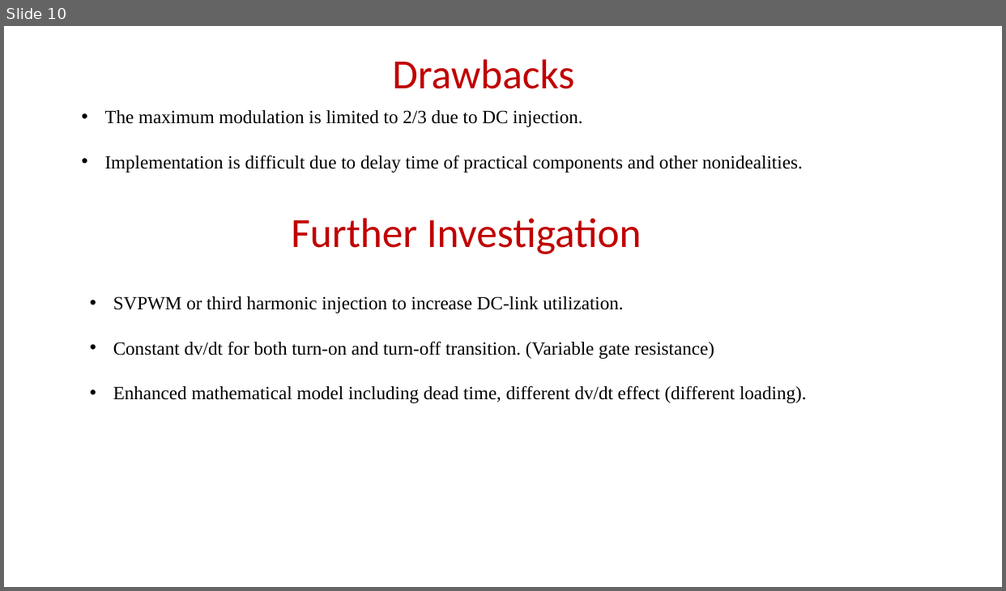
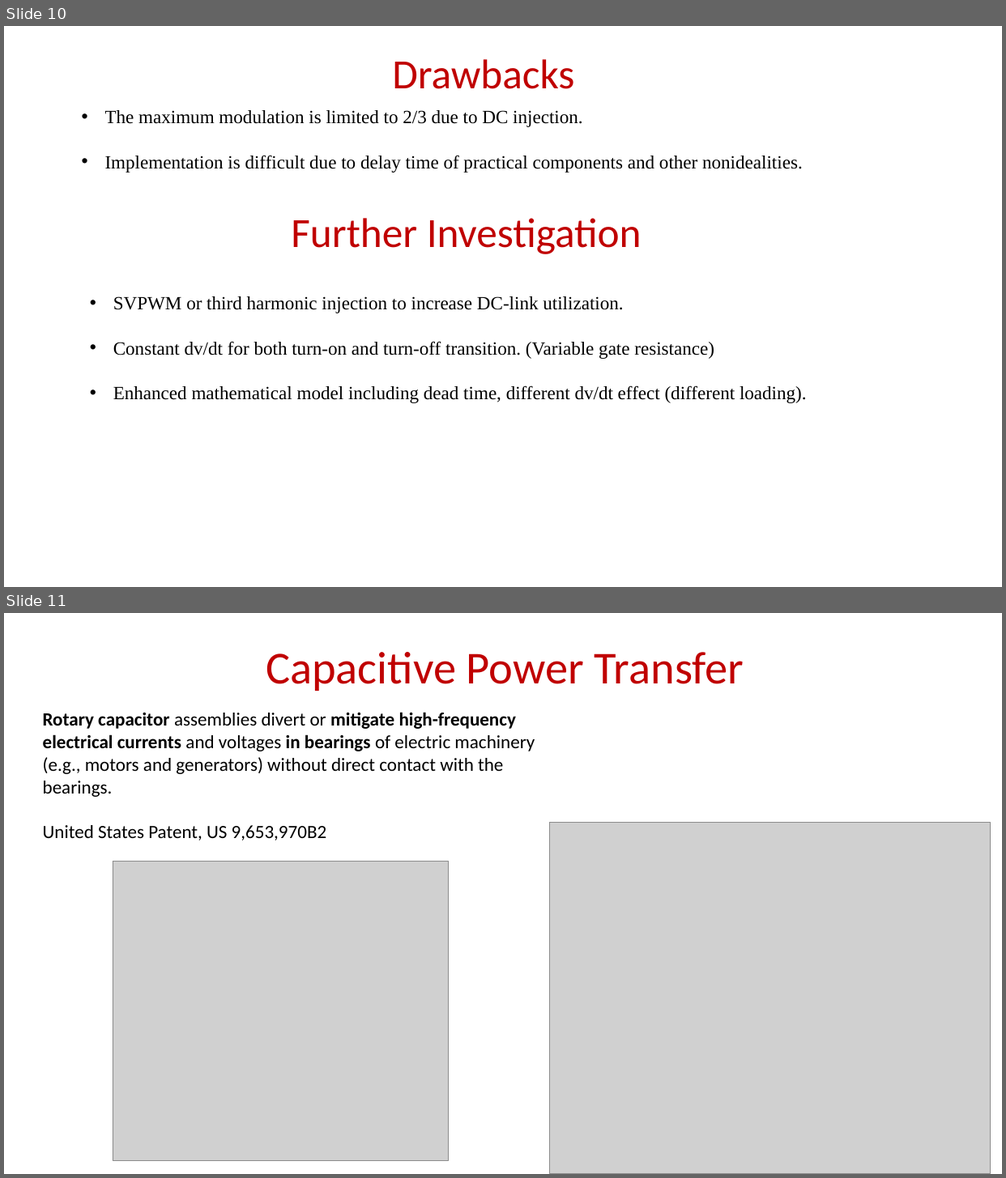
Before and after one commit to EnesAyaz/KTH, a slide deck: Switching Function - Reduced CMV PWM/dvdtReduction/dvdt.pptx. Shown one above the other, each under a label of ours: slide 10 before the commit, slides 10 and 11 after it. The pictures are 1006x591 and 1006x1178 pixels, drawn with LibreOffice and Linux fonts; fonts in the diff are those of the drawing; grey boxes stand for pictures. Boxes give left, top, right and bottom in pixels: in the first picture for what was removed or moved away, otherwise in the second. Text is boxed around its words. In the diff, an @@ line names an element or a change of style, - is before the commit and + after.

```diff
--- a/Switching Function - Reduced CMV PWM/dvdtReduction/dvdt.pptx
+++ b/Switching Function - Reduced CMV PWM/dvdtReduction/dvdt.pptx
@@ slide 11 added at (4,613,1002,1174), background #FFFFFF @@
@@ title added at (266,652,744,691), 44 pt, text #C00000 @@
+Capacitive Power Transfer
@@ text added at (43,712,535,841), 18 pt, text #000000 @@
+Rotary capacitor assemblies divert or mitigate high-frequency electrical currents and voltages in bearings of electric machinery (e.g., motors and generators) without direct contact with the bearings.
+United States Patent, US 9,653,970B2
@@ picture added at (550,823,990,1174) @@
@@ picture added at (113,861,449,1161) @@
```
Also in this commit, not shown: 2 slides changed, 2 other slides added, 5 other files.
